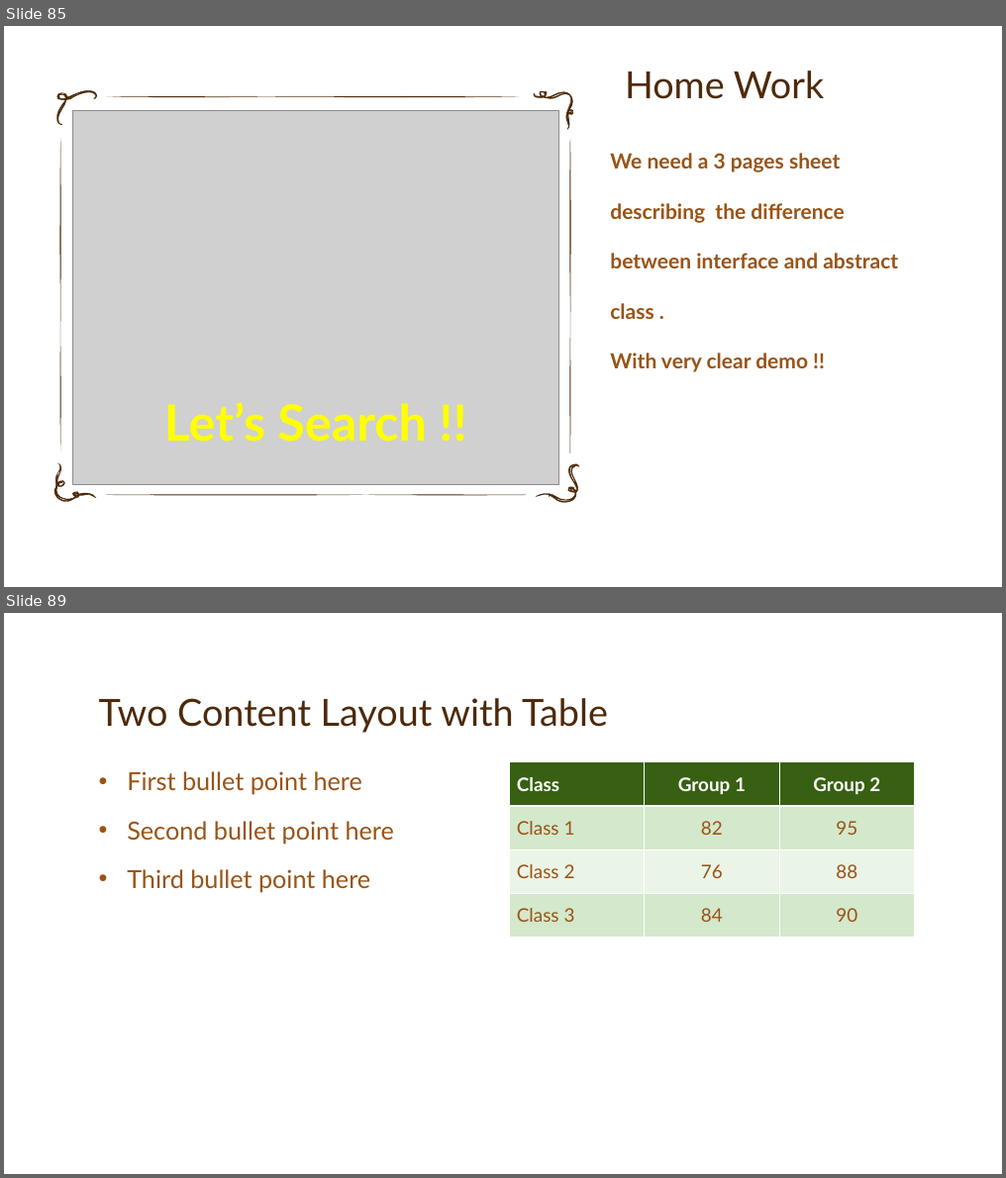
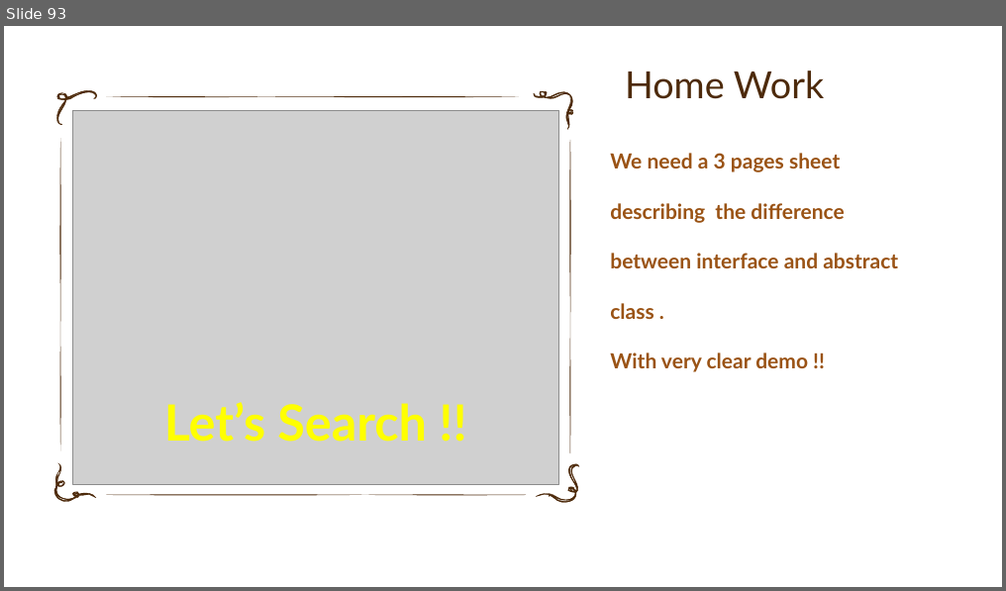
Before and after one commit to MinaAnwerRepo/android, a slide deck: Presentation/CSharpBasics.pptx. Shown one above the other, each under a label of ours: slides 85 and 89 before the commit, slide 93 after it; the slides between them are not shown. The pictures are 1006x1178 and 1006x591 pixels, drawn with LibreOffice and Linux fonts; fonts in the diff are those of the drawing; grey boxes stand for pictures; background and template pictures are left out. Boxes give left, top, right and bottom in pixels: in the first picture for what was removed or moved away, otherwise in the second. Text is boxed around its words. In the diff, an @@ line names an element or a change of style, - is before the commit and + after.

```diff
--- a/Presentation/CSharpBasics.pptx
+++ b/Presentation/CSharpBasics.pptx
@@ slide 89 removed at box(4, 613, 1002, 1174), background picture (left out) @@
@@ title removed at box(99, 698, 608, 733) @@
-Two Content Layout with Table
@@ text removed at box(127, 771, 394, 892) @@
-• First bullet point here
-• Second bullet point here
-• Third bullet point here
@@ table removed at box(509, 762, 914, 938), 4 rows, 3 columns @@
-Class | Group 1 | Group 2
-Class 1 | 82 | 95
-Class 2 | 76 | 88
-Class 3 | 84 | 90
@@ what was slide 85 is now slide 93 @@
```
Also in this commit, not shown: 7 slides changed, 9 slides added, 4 other slides removed, 2 other files.
